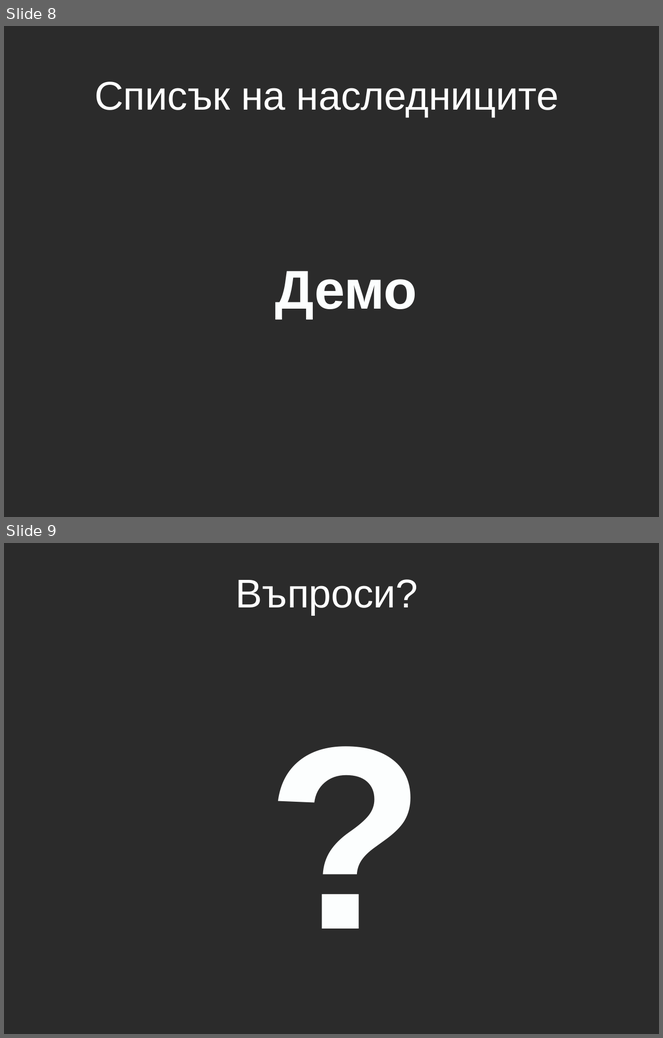
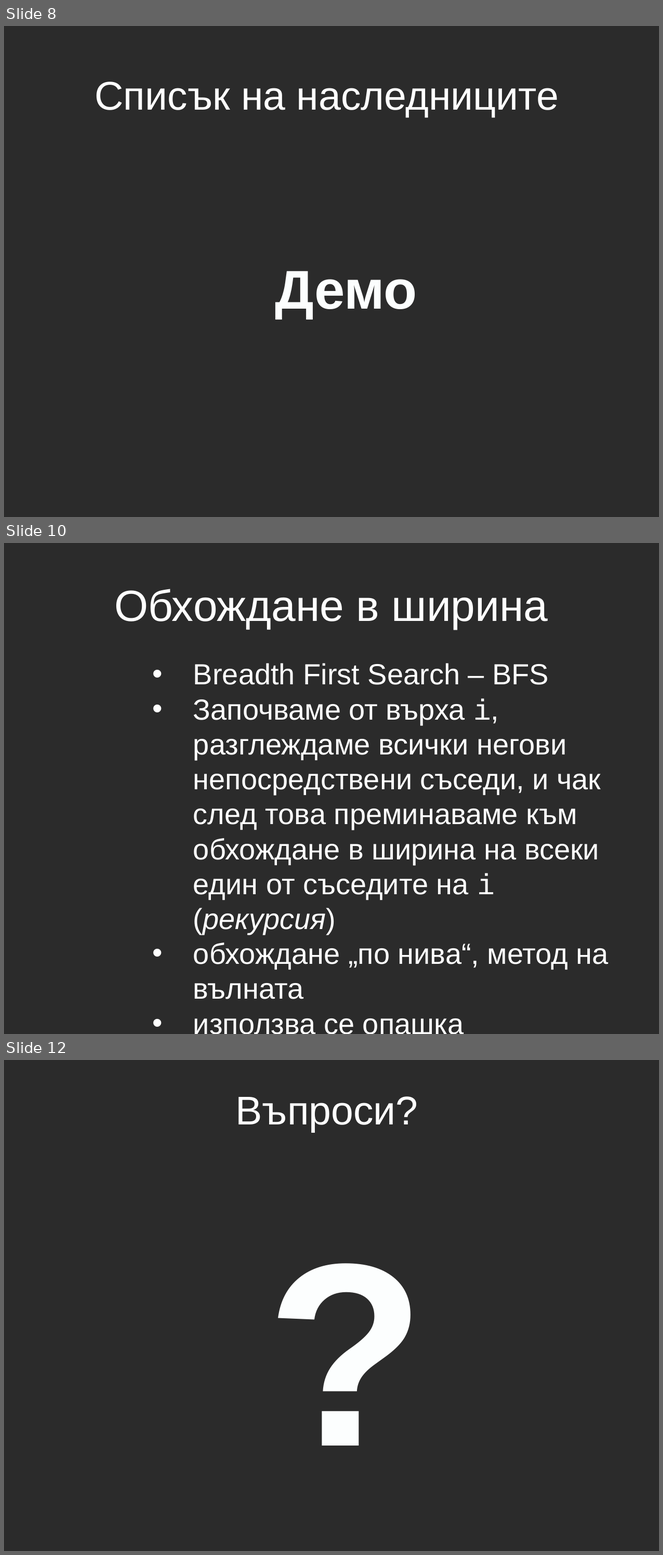
Before and after one commit to aslv/1300ruc, a slide deck: Lecture12/Lecture12.pptx. Shown one above the other, each under a label of ours: slides 8 and 9 before the commit, slides 8, 10 and 12 after it; the slides between them are not shown. The pictures are 663x1038 and 663x1555 pixels, drawn with LibreOffice and Linux fonts; fonts in the diff are those of the drawing; background and template pictures are left out; a plain dark background stands for a picture behind light text. Boxes give left, top, right and bottom in pixels: in the first picture for what was removed or moved away, otherwise in the second. Text is boxed around its words. In the diff, an @@ line names an element or a change of style, - is before the commit and + after.

```diff
--- a/Lecture12/Lecture12.pptx
+++ b/Lecture12/Lecture12.pptx
@@ slide 10 added at bbox=[4, 543, 659, 1034], background picture (left out) @@
@@ text added at bbox=[114, 589, 548, 629], 48 pt, text #FFFFFF @@
+Обхождане в ширина
@@ text added at bbox=[193, 663, 609, 1000], 32 pt, text #FFFFFF @@
+• Breadth First Search – BFS
+• Започваме от върха i, разглеждаме всички негови непосредствени съседи, и чак след това преминаваме към обхождане в ширина на всеки един от съседите на i (рекурсия)
+• обхождане „по нива“, метод на вълната
+• използва се опашка
@@ what was slide 9 is now slide 12 @@
```
Also in this commit, not shown: 2 other slides added, 7 other files.
